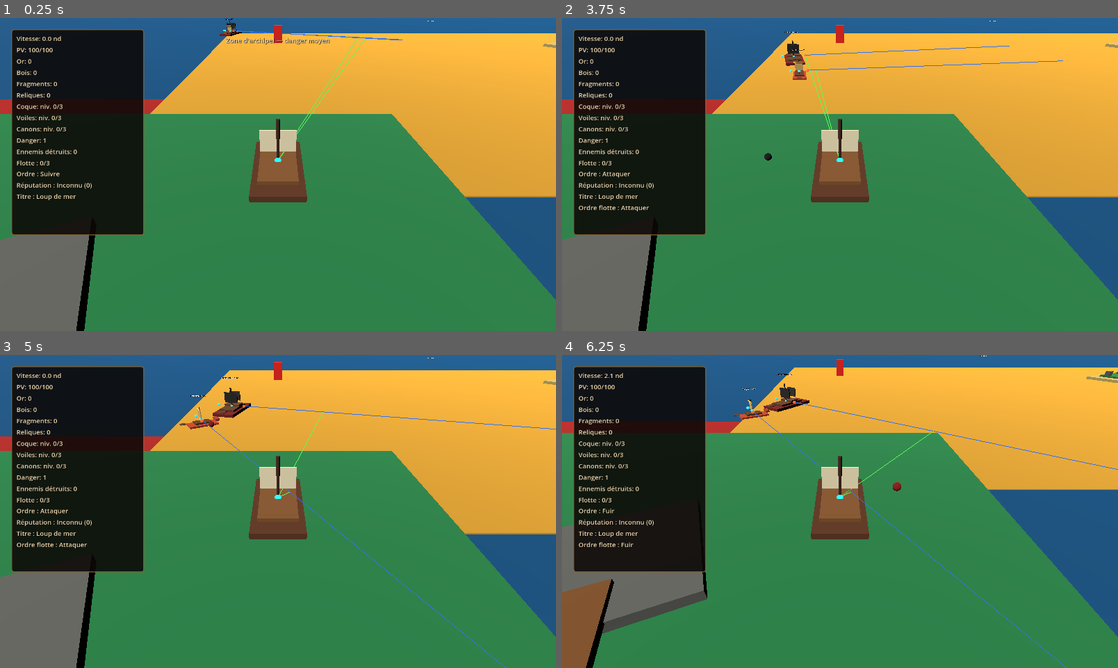
Above: before the commit, frames 1-4 (two rows, left to right).
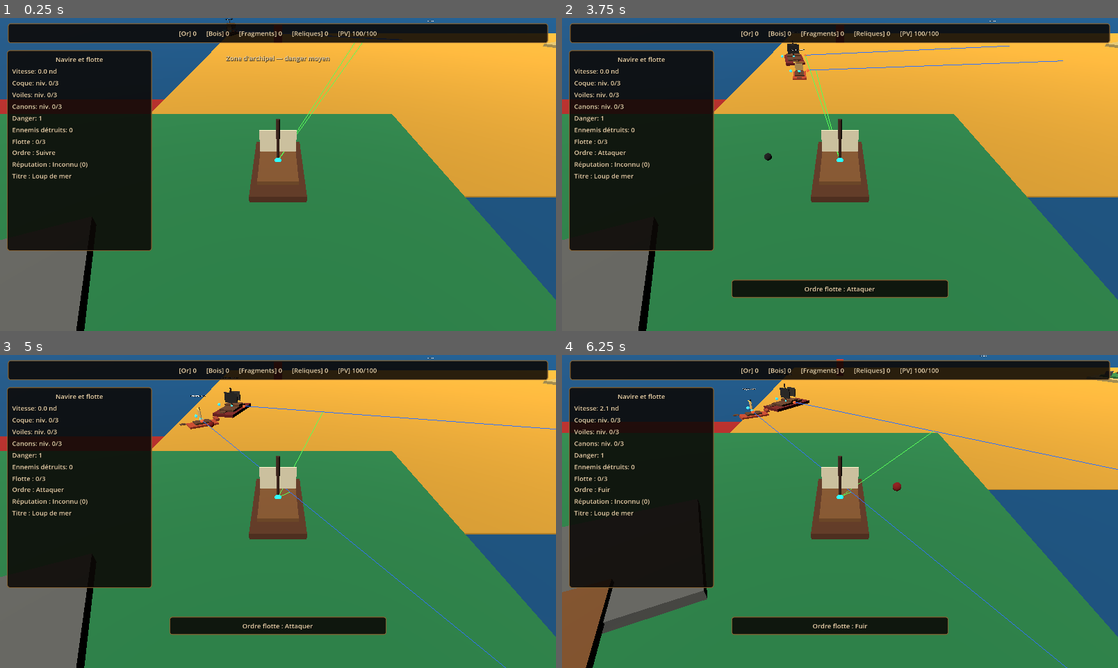
Above: after the commit, the same moments.

Repository: blou132/jeux-pirate
Game: Godot game, scene res://scenes/world/World.tscn
Two runs of this game, one before a commit and one after it. Both use one fixed random seed, a clock stepped at 60 frames per second and the inputs below.
Inputs (mouse positions are in pixels of both pictures, inside the frame that each line leads up to):
- Up to frame 1 (0.25 s): no input
- Up to frame 2 (3.75 s): tap Enter at 0.5 s; move the mouse to (962, 158) at 0.52 s; hold D 0.53-1.25 s; tap R at 0.6 s; click (962, 158) at 0.67 s; drag from (728, 190) to (812, 237) at 1.27 s; move the mouse to (895, 105) at 2.02 s; hold D 2.03-2.75 s; hold Q 2.03-2.75 s; click (895, 105) at 2.17 s; drag from (812, 237) to (673, 127) at 2.77 s; move the mouse to (1006, 221) at 3.52 s; hold A from 3.53 s (still down); tap G at 3.6 s; click (1006, 221) at 3.67 s
- Up to frame 3 (5 s): release A at 4.25 s; drag from (111, 464) to (194, 433) at 4.27 s
- Up to frame 4 (6.25 s): move the mouse to (867, 511) at 5.02 s; hold S 5.03-5.75 s; tap J at 5.1 s; click (867, 511) at 5.17 s; drag from (756, 433) to (728, 527) at 5.77 s

The runs differ from the first frame. In frame 1, 10% of the frame differs, in the area x 1-99%, y 1-75%; in frame 2, 13%, in the area x 1-99%, y 1-90%; in frame 3, 13%; in frame 4, 13%.

Commit message:
feat: add top resource bar

Diff:
--- a/scenes/ui/HUD.tscn
+++ b/scenes/ui/HUD.tscn
@@ -6,99 +6,141 @@
 [node name="HUD" type="CanvasLayer"]
 script = ExtResource("1_hud")
 
-[node name="MarginContainer" type="MarginContainer" parent="."]
+[node name="HUDRoot" type="Control" parent="."]
+anchors_preset = 15
+anchor_right = 1.0
+anchor_bottom = 1.0
+grow_horizontal = 2
+grow_vertical = 2
+mouse_filter = 2
+theme = ExtResource("2_theme")
+
+[node name="TopResourceBar" type="PanelContainer" parent="HUDRoot"]
+layout_mode = 1
+anchors_preset = 10
+anchor_right = 1.0
+offset_left = 18.0
+offset_top = 12.0
+offset_right = -18.0
+offset_bottom = 58.0
+grow_horizontal = 2
+mouse_filter = 2
+
+[node name="ResourceRow" type="HBoxContainer" parent="HUDRoot/TopResourceBar"]
+layout_mode = 2
+theme_override_constants/separation = 22
+alignment = 1
+
+[node name="GoldLabel" type="Label" parent="HUDRoot/TopResourceBar/ResourceRow"]
+layout_mode = 2
+text = "[Or] 0"
+
+[node name="WoodLabel" type="Label" parent="HUDRoot/TopResourceBar/ResourceRow"]
+layout_mode = 2
+text = "[Bois] 0"
+
+[node name="MapFragmentsLabel" type="Label" parent="HUDRoot/TopResourceBar/ResourceRow"]
+layout_mode = 2
+text = "[Fragments] 0"
+
+[node name="AncientRelicsLabel" type="Label" parent="HUDRoot/TopResourceBar/ResourceRow"]
+layout_mode = 2
+text = "[Reliques] 0"
+
+[node name="HealthLabel" type="Label" parent="HUDRoot/TopResourceBar/ResourceRow"]
+layout_mode = 2
+text = "[PV] 100/100"
+
+[node name="LeftStatusPanel" type="PanelContainer" parent="HUDRoot"]
+layout_mode = 0
 offset_left = 16.0
-offset_top = 16.0
-offset_right = 342.0
-offset_bottom = 510.0
-theme = ExtResource("2_theme")
-theme_override_constants/margin_left = 10
-theme_override_constants/margin_top = 10
-theme_override_constants/margin_right = 10
-theme_override_constants/margin_bottom = 10
+offset_top = 74.0
+offset_right = 350.0
+offset_bottom = 536.0
+mouse_filter = 2
 
-[node name="PanelContainer" type="PanelContainer" parent="MarginContainer"]
+[node name="LeftVBox" type="VBoxContainer" parent="HUDRoot/LeftStatusPanel"]
 layout_mode = 2
+theme_override_constants/separation = 5
 
-[node name="VBoxContainer" type="VBoxContainer" parent="MarginContainer/PanelContainer"]
+[node name="ShipHeaderLabel" type="Label" parent="HUDRoot/LeftStatusPanel/LeftVBox"]
 layout_mode = 2
-theme_override_constants/separation = 4
+text = "Navire et flotte"
+horizontal_alignment = 1
 
-[node name="SpeedLabel" type="Label" parent="MarginContainer/PanelContainer/VBoxContainer"]
+[node name="SpeedLabel" type="Label" parent="HUDRoot/LeftStatusPanel/LeftVBox"]
 layout_mode = 2
 text = "Vitesse: 0.0 nd"
 
-[node name="HealthLabel" type="Label" parent="MarginContainer/PanelContainer/VBoxContainer"]
-layout_mode = 2
-text = "PV: 100/100"
-
-[node name="GoldLabel" type="Label" parent="MarginContainer/PanelContainer/VBoxContainer"]
-layout_mode = 2
-text = "Or: 0"
-
-[node name="WoodLabel" type="Label" parent="MarginContainer/PanelContainer/VBoxContainer"]
-layout_mode = 2
-text = "Bois: 0"
-
-[node name="MapFragmentsLabel" type="Label" parent="MarginContainer/PanelContainer/VBoxContainer"]
-layout_mode = 2
-text = "Fragments: 0"
-
-[node name="AncientRelicsLabel" type="Label" parent="MarginContainer/PanelContainer/VBoxContainer"]
-layout_mode = 2
-text = "Reliques: 0"
-
-[node name="HullLevelLabel" type="Label" parent="MarginContainer/PanelContainer/VBoxContainer"]
+[node name="HullLevelLabel" type="Label" parent="HUDRoot/LeftStatusPanel/LeftVBox"]
 layout_mode = 2
 text = "Coque: niv. 0/3"
 
-[node name="SailsLevelLabel" type="Label" parent="MarginContainer/PanelContainer/VBoxContainer"]
+[node name="SailsLevelLabel" type="Label" parent="HUDRoot/LeftStatusPanel/LeftVBox"]
 layout_mode = 2
 text = "Voiles: niv. 0/3"
 
-[node name="CannonsLevelLabel" type="Label" parent="MarginContainer/PanelContainer/VBoxContainer"]
+[node name="CannonsLevelLabel" type="Label" parent="HUDRoot/LeftStatusPanel/LeftVBox"]
 layout_mode = 2
 text = "Canons: niv. 0/3"
 
-[node name="DangerLabel" type="Label" parent="MarginContainer/PanelContainer/VBoxContainer"]
+[node name="DangerLabel" type="Label" parent="HUDRoot/LeftStatusPanel/LeftVBox"]
 layout_mode = 2
 text = "Danger: 1"
 
-[node name="EnemiesDefeatedLabel" type="Label" parent="MarginContainer/PanelContainer/VBoxContainer"]
+[node name="EnemiesDefeatedLabel" type="Label" parent="HUDRoot/LeftStatusPanel/LeftVBox"]
 layout_mode = 2
-text = "Ennemis détruits: 0"
+text = "Ennemis detruits: 0"
 
-[node name="AllyLabel" type="Label" parent="MarginContainer/PanelContainer/VBoxContainer"]
+[node name="AllyLabel" type="Label" parent="HUDRoot/LeftStatusPanel/LeftVBox"]
 layout_mode = 2
 text = "Flotte : 0/3"
 autowrap_mode = 3
 
-[node name="ReputationLabel" type="Label" parent="MarginContainer/PanelContainer/VBoxContainer"]
+[node name="ReputationLabel" type="Label" parent="HUDRoot/LeftStatusPanel/LeftVBox"]
 layout_mode = 2
-text = "Réputation : Inconnu (0)"
+text = "Reputation : Inconnu (0)"
 
-[node name="PirateTitleLabel" type="Label" parent="MarginContainer/PanelContainer/VBoxContainer"]
+[node name="PirateTitleLabel" type="Label" parent="HUDRoot/LeftStatusPanel/LeftVBox"]
 layout_mode = 2
 text = "Titre : Loup de mer"
 
-[node name="QuestLabel" type="Label" parent="MarginContainer/PanelContainer/VBoxContainer"]
+[node name="QuestLabel" type="Label" parent="HUDRoot/LeftStatusPanel/LeftVBox"]
 layout_mode = 2
 text = "Mission : Chasse pirate - 0/3 ennemis"
 autowrap_mode = 3
 
-[node name="ContextLabel" type="Label" parent="MarginContainer/PanelContainer/VBoxContainer"]
+[node name="MessagePanel" type="PanelContainer" parent="HUDRoot"]
+layout_mode = 1
+anchors_preset = 7
+anchor_left = 0.5
+anchor_top = 1.0
+anchor_right = 0.5
+anchor_bottom = 1.0
+offset_left = -250.0
+offset_top = -118.0
+offset_right = 250.0
+offset_bottom = -76.0
+grow_horizontal = 2
+grow_vertical = 0
+mouse_filter = 2
+
+[node name="ContextLabel" type="Label" parent="HUDRoot/MessagePanel"]
 layout_mode = 2
 text = "Appuie sur E pour ouvrir le port"
+horizontal_alignment = 1
+autowrap_mode = 3
 
-[node name="ZoneNotificationContainer" type="CenterContainer" parent="."]
+[node name="ZoneNotificationContainer" type="CenterContainer" parent="HUDRoot"]
+layout_mode = 1
 anchors_preset = 10
 anchor_right = 1.0
-offset_top = 24.0
-offset_bottom = 78.0
+offset_top = 66.0
+offset_bottom = 118.0
 grow_horizontal = 2
-theme = ExtResource("2_theme")
+mouse_filter = 2
 
-[node name="ZoneNotificationLabel" type="Label" parent="ZoneNotificationContainer"]
+[node name="ZoneNotificationLabel" type="Label" parent="HUDRoot/ZoneNotificationContainer"]
 layout_mode = 2
-text = "Zone portuaire — danger faible"
+text = "Zone portuaire - danger faible"
 horizontal_alignment = 1
--- a/scripts/ui/HUD.gd
+++ b/scripts/ui/HUD.gd
@@ -1,22 +1,23 @@
 extends CanvasLayer
 
-@onready var speed_label: Label = $MarginContainer/PanelContainer/VBoxContainer/SpeedLabel
-@onready var health_label: Label = $MarginContainer/PanelContainer/VBoxContainer/HealthLabel
-@onready var gold_label: Label = $MarginContainer/PanelContainer/VBoxContainer/GoldLabel
-@onready var wood_label: Label = $MarginContainer/PanelContainer/VBoxContainer/WoodLabel
-@onready var map_fragments_label: Label = $MarginContainer/PanelContainer/VBoxContainer/MapFragmentsLabel
-@onready var ancient_relics_label: Label = $MarginContainer/PanelContainer/VBoxContainer/AncientRelicsLabel
-@onready var hull_level_label: Label = $MarginContainer/PanelContainer/VBoxContainer/HullLevelLabel
-@onready var sails_level_label: Label = $MarginContainer/PanelContainer/VBoxContainer/SailsLevelLabel
-@onready var cannons_level_label: Label = $MarginContainer/PanelContainer/VBoxContainer/CannonsLevelLabel
-@onready var danger_label: Label = $MarginContainer/PanelContainer/VBoxContainer/DangerLabel
-@onready var enemies_defeated_label: Label = $MarginContainer/PanelContainer/VBoxContainer/EnemiesDefeatedLabel
-@onready var ally_label: Label = $MarginContainer/PanelContainer/VBoxContainer/AllyLabel
-@onready var reputation_label: Label = $MarginContainer/PanelContainer/VBoxContainer/ReputationLabel
-@onready var pirate_title_label: Label = $MarginContainer/PanelContainer/VBoxContainer/PirateTitleLabel
-@onready var quest_label: Label = $MarginContainer/PanelContainer/VBoxContainer/QuestLabel
-@onready var context_label: Label = $MarginContainer/PanelContainer/VBoxContainer/ContextLabel
-@onready var zone_notification_label: Label = $ZoneNotificationContainer/ZoneNotificationLabel
+@onready var speed_label: Label = $HUDRoot/LeftStatusPanel/LeftVBox/SpeedLabel
+@onready var health_label: Label = $HUDRoot/TopResourceBar/ResourceRow/HealthLabel
+@onready var gold_label: Label = $HUDRoot/TopResourceBar/ResourceRow/GoldLabel
+@onready var wood_label: Label = $HUDRoot/TopResourceBar/ResourceRow/WoodLabel
+@onready var map_fragments_label: Label = $HUDRoot/TopResourceBar/ResourceRow/MapFragmentsLabel
+@onready var ancient_relics_label: Label = $HUDRoot/TopResourceBar/ResourceRow/AncientRelicsLabel
+@onready var hull_level_label: Label = $HUDRoot/LeftStatusPanel/LeftVBox/HullLevelLabel
+@onready var sails_level_label: Label = $HUDRoot/LeftStatusPanel/LeftVBox/SailsLevelLabel
+@onready var cannons_level_label: Label = $HUDRoot/LeftStatusPanel/LeftVBox/CannonsLevelLabel
+@onready var danger_label: Label = $HUDRoot/LeftStatusPanel/LeftVBox/DangerLabel
+@onready var enemies_defeated_label: Label = $HUDRoot/LeftStatusPanel/LeftVBox/EnemiesDefeatedLabel
+@onready var ally_label: Label = $HUDRoot/LeftStatusPanel/LeftVBox/AllyLabel
+@onready var reputation_label: Label = $HUDRoot/LeftStatusPanel/LeftVBox/ReputationLabel
+@onready var pirate_title_label: Label = $HUDRoot/LeftStatusPanel/LeftVBox/PirateTitleLabel
+@onready var quest_label: Label = $HUDRoot/LeftStatusPanel/LeftVBox/QuestLabel
+@onready var context_panel: Control = $HUDRoot/MessagePanel
+@onready var context_label: Label = $HUDRoot/MessagePanel/ContextLabel
+@onready var zone_notification_label: Label = $HUDRoot/ZoneNotificationContainer/ZoneNotificationLabel
 
 var _player: Node
 var _ally_ship: Node
@@ -34,6 +35,7 @@
 
 func _ready() -> void:
 	add_to_group("hud")
+	context_panel.visible = false
 	context_label.visible = false
 	zone_notification_label.visible = false
 	_connect_game_state()
@@ -245,7 +247,7 @@
 
 
 func _on_health_changed(current_health: int, max_health: int) -> void:
-	health_label.text = "PV: %d/%d" % [current_health, max_health]
+	health_label.text = "[PV] %d/%d" % [current_health, max_health]
 
 
 func _on_speed_changed(speed: float) -> void:
@@ -280,13 +282,13 @@
 
 
 func _on_resources_changed(gold: int, wood: int) -> void:
-	gold_label.text = "Or: %d" % gold
-	wood_label.text = "Bois: %d" % wood
+	gold_label.text = "[Or] %d" % gold
+	wood_label.text = "[Bois] %d" % wood
 
 
 func _on_treasure_resources_changed(map_fragments: int, ancient_relics: int) -> void:
-	map_fragments_label.text = "Fragments: %d" % map_fragments
-	ancient_relics_label.text = "Reliques: %d" % ancient_relics
+	map_fragments_label.text = "[Fragments] %d" % map_fragments
+	ancient_relics_label.text = "[Reliques] %d" % ancient_relics
 
 
 func _on_danger_changed(danger_level: int, enemies_defeated: int) -> void:
@@ -376,6 +378,7 @@
 
 	context_label.text = message
 	context_label.visible = not message.is_empty()
+	context_panel.visible = context_label.visible
 
 
 func show_zone_notification(message: String, duration: float = 2.5) -> void:
